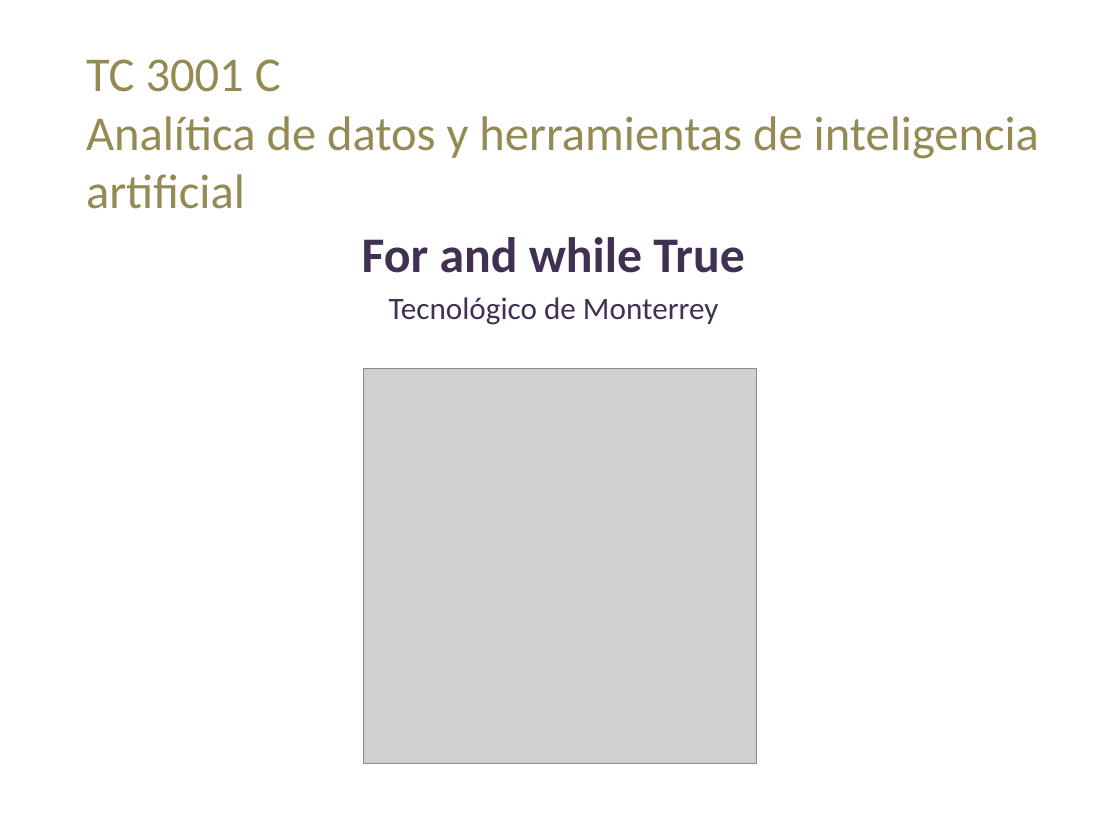
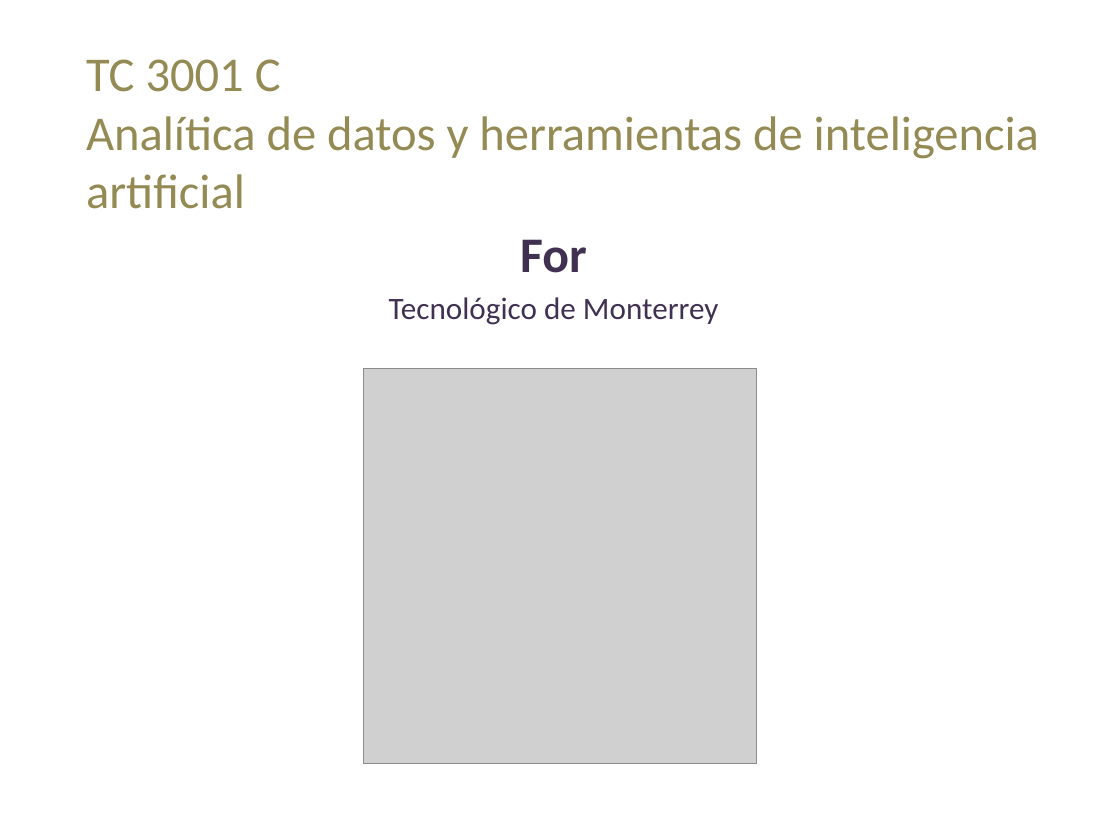
Before and after one commit to lizetheP/Analitica, a slide deck: slide 1 of CalendarioAgo2022/presentaciones/6_For.pptx. Drawn at 1120x840 pixels with LibreOffice and Linux fonts; fonts in the diff are those of the drawing; grey boxes stand for pictures. Boxes give left, top, right and bottom in pixels: in the first picture for what was removed or moved away, otherwise in the second. Text is boxed around its words. In the diff, an @@ line names an element or a change of style, - is before the commit and + after.

```diff
--- a/CalendarioAgo2022/presentaciones/6_For.pptx
+++ b/CalendarioAgo2022/presentaciones/6_For.pptx
@@ subtitle at [520, 239, 587, 273]: text changed @@
-For and while True
+For
```
Also in this commit, not shown: 7 slides removed, 14 other files.
